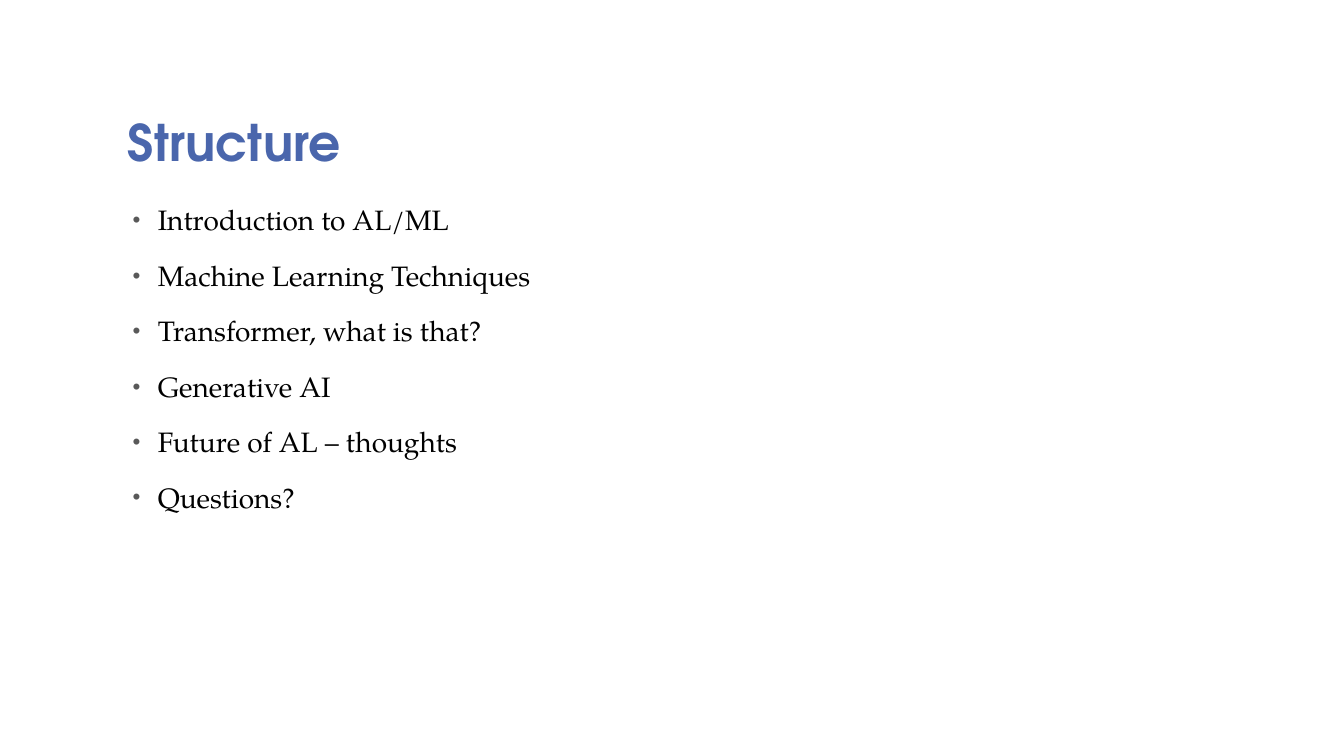
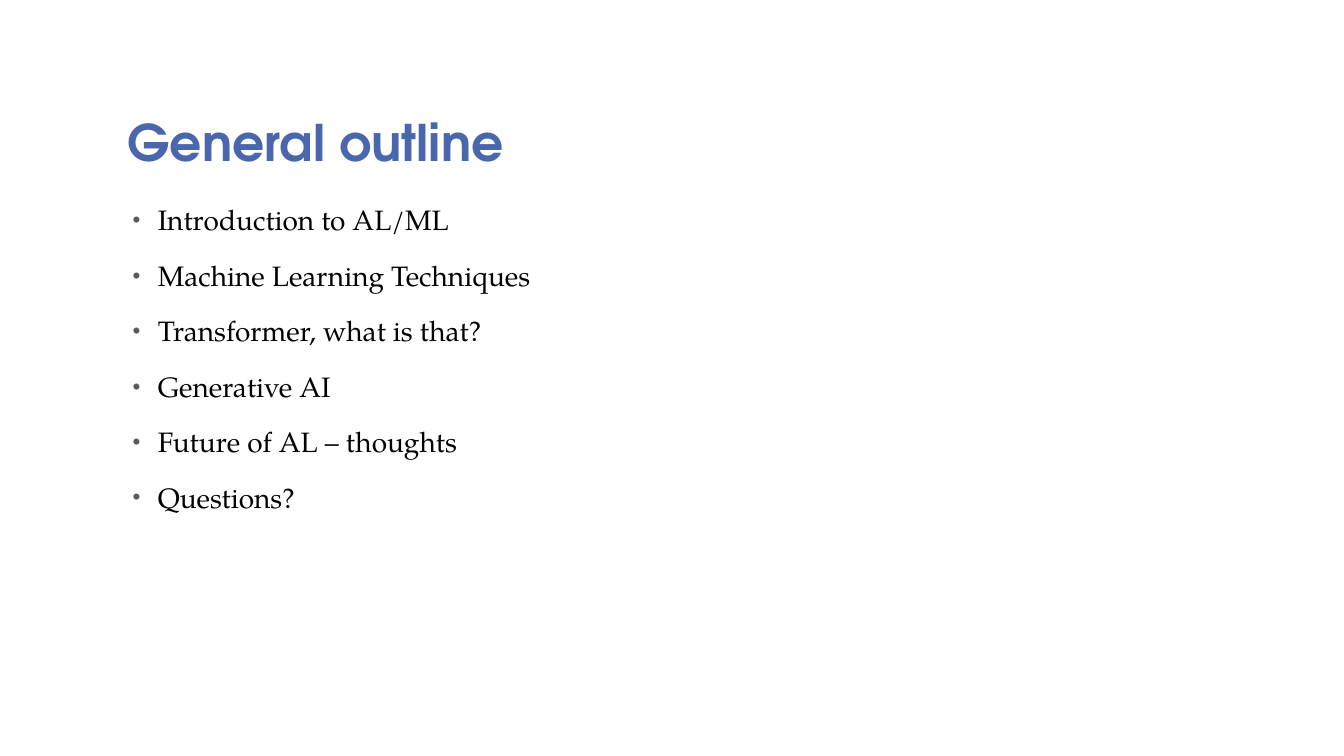
Before and after one commit to sswamyn/aiml_notes, a slide deck: slide 2 of AI_ML-GenAI-an-Overview-Q12024.pptx. Drawn at 1344x756 pixels with LibreOffice and Linux fonts; fonts in the diff are those of the drawing; background and template pictures are left out. Boxes give left, top, right and bottom in pixels: in the first picture for what was removed or moved away, otherwise in the second. Text is boxed around its words. In the diff, an @@ line names an element or a change of style, - is before the commit and + after.

```diff
--- a/AI_ML-GenAI-an-Overview-Q12024.pptx
+++ b/AI_ML-GenAI-an-Overview-Q12024.pptx
@@ title at box(128, 122, 503, 162): text changed @@
-Structure
+General outline
```
Also in this commit, not shown: 1 other slide changed, 8 slides added, 3 slides removed, 4 other files.
